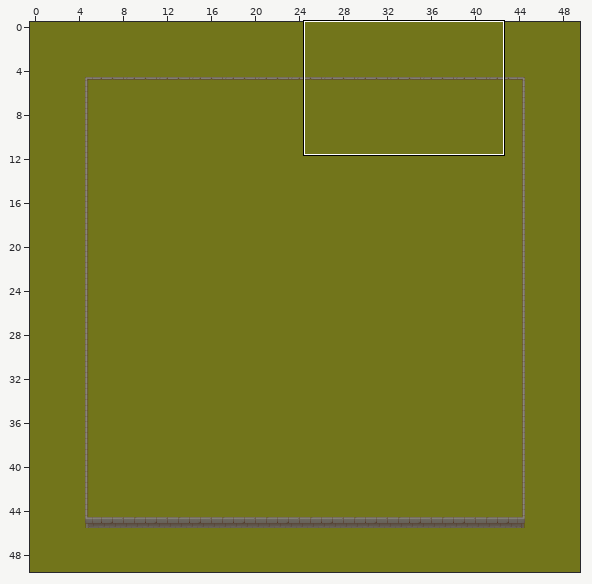
Tiled map: rsc/map.tmx. Above: a wide view before the commit, with the close-up outlined.
Close-up. First the earlier version:
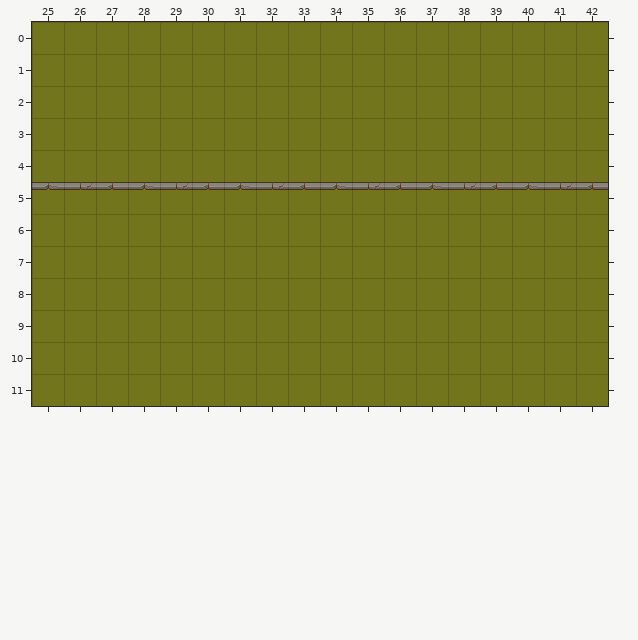
Cells are 32x32 px. Shown: x 25..42, y 0..11. The commit also changed other parts of the map, which this record leaves out.
The result:
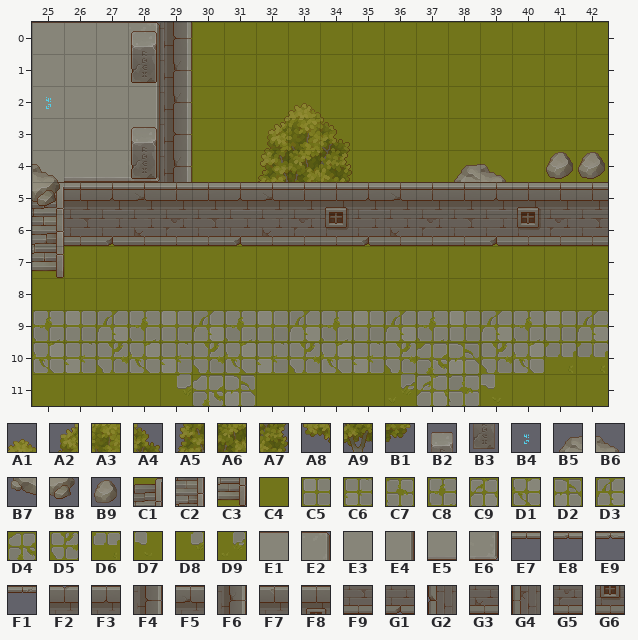
Key: from "TX Plant": A1 6, A2 21, A3 22, A4 23, A5 37, A6 38, A7 39, A8 53, A9 54, B1 55; from "TX Props": B2 7, B3 23, B4 104, B5 208, B6 209, B7 224, B8 225, B9 245; from "TX Struct": C1 18, C2 34, C3 50; from "TX Tileset Grass": C4 0, C5 32 turned 90, C6 33 turned 90, C7 40 turned 180, C8 40 turned 90, C9 41 turned 180, D1 41 turned 90, D2 48 turned 180, D3 48 turned 90, D4 49 turned 180, D5 49 turned 90, D6 51 turned 90, D7 52, D8 53, D9 58; from "TX Tileset Stone Ground": E1 1, E2 2, E3 9, E4 10, E5 17, E6 18; from "TX Tileset Wall": E7 18, E8 28, E9 29, F1 30, F2 97, F3 98, F4 98 turned 90, F5 99, F6 99 turned 90, F7 100, F8 102, F9 113, G1 114, G2 114 turned 90, G3 115, G4 115 turned 90, G5 116, G6 118.
__ is an empty cell, ## one hidden under a higher layer, .. an unchanged one.
Tiles of an added or newly shown layer are drawn over the layers below it.
Edits made:
--- layer "ground"
@@ x 25..25 @@
- 5 C4
+ 5 ##
--- layer "behind-the-wall" (added)
@@ x 32..42 @@
- 2 .. __ .. .. .. .. .. .. .. .. ..
- 3 __ __ __ .. .. .. .. .. .. .. ..
- 4 __ __ __ .. .. .. __ __ .. __ __
- 5 __ __ __ .. .. .. __ __ .. .. ..
+ 2 .. A1 .. .. .. .. .. .. .. .. ..
+ 3 A2 A3 A4 .. .. .. .. .. .. .. ..
+ 4 A5 A6 A7 .. .. .. B5 B6 .. B9 B9
+ 5 A8 A9 B1 .. .. .. B7 B8 .. .. ..
@@ x 25..42 @@
- 9 __ __ __ __ __ __ __ __ __ __ __ __ __ __ __ __ __ __
-10 __ __ __ __ __ __ __ __ __ __ __ __ __ __ __ __ .. ..
-11 .. .. .. .. .. __ __ .. .. .. .. .. __ __ .. .. .. ..
+ 9 C8 C5 D3 C8 C5 D3 C8 C5 D3 C8 C5 D3 C8 C5 D3 C8 C5 D3
+10 D1 C6 D5 D1 C6 D5 D1 C6 D5 D1 C6 D5 D4 D2 D5 D1 .. ..
+11 .. .. .. .. .. D4 D2 .. .. .. .. .. C9 C7 .. .. .. ..
--- layer "Tile Layer 4" (added)
@@ x 26..42 @@
- 5 __ __ __ __ __ __ __ __ __ __ __ __ __ __ __ __ __
- 6 __ __ __ __ __ __ __ __ __ __ __ __ __ __ __ __ __
+ 5 F2 F3 F5 F7 F2 F3 F5 F7 F8 F3 F5 F7 F2 F3 F8 F7 F2
+ 6 F9 G1 G3 G5 F9 G1 G3 G5 G6 G1 G3 G5 F9 G1 G6 G5 F9
--- layer "deco"
@@ x 25..42 @@
- 5 E9 F1 E8 E9 F1 E8 E9 F1 E8 E9 F1 E8 E9 F1 E8 E9 F1 E8
- 6 __ .. .. .. .. .. .. .. .. .. .. .. .. .. .. .. .. ..
+ 5 ## E7 E7 E7 E7 E7 E7 E7 E7 E7 E7 E7 E7 E7 E7 E7 E7 E7
+ 6 E3 .. .. .. .. .. .. .. .. .. .. .. .. .. .. .. .. ..
--- layer "Tile Layer 3" (added)
@@ x 25..29 @@
- 0 .. .. .. __ __
- 1 .. .. .. .. __
- 2 .. .. .. .. __
- 3 .. .. .. .. __
- 4 __ .. .. __ __
- 5 __ .. .. .. ..
+ 0 .. .. .. G2 F4
+ 1 .. .. .. .. F6
+ 2 .. .. .. .. F6
+ 3 .. .. .. .. F4
+ 4 E3 .. .. G4 F6
+ 5 E3 .. .. .. ..
--- layer "stairs-to-level-2" (added)
@@ x 25..25 @@
- 5 __
- 6 __
- 7 __
+ 5 C1
+ 6 C2
+ 7 C3
@@ x 29..42 @@
-10 .. .. .. .. .. .. .. .. .. .. .. .. __ __
-11 __ .. .. .. .. .. .. __ .. .. __ .. .. ..
+10 .. .. .. .. .. .. .. .. .. .. .. .. D6 D6
+11 D8 .. .. .. .. .. .. D9 .. .. D7 .. .. ..
--- layer "level-2" (added)
@@ x 25..28 @@
- 0 __ __ __ __
- 1 __ __ __ __
- 2 __ __ __ __
- 3 __ __ __ __
- 4 __ __ __ __
- 5 __ .. .. ..
+ 0 E1 E1 E1 E2
+ 1 E3 E3 E3 E4
+ 2 E3 E3 E3 E4
+ 3 E3 E3 E3 E4
+ 4 B6 E5 E5 E6
+ 5 B8 .. .. ..
--- layer "deco-level-2" (added)
@@ x 25..28 @@
- 0 .. .. .. __
- 1 .. .. .. __
- 2 __ .. .. ..
- 3 .. .. .. __
- 4 .. .. .. __
+ 0 .. .. .. B2
+ 1 .. .. .. B3
+ 2 B4 .. .. ..
+ 3 .. .. .. B2
+ 4 .. .. .. B3
Boxes around the changes in both close-ups, in picture pixels (x1, y1, x2, y2):
changed: (32, 22, 608, 278)
added: (32, 311, 608, 406)
